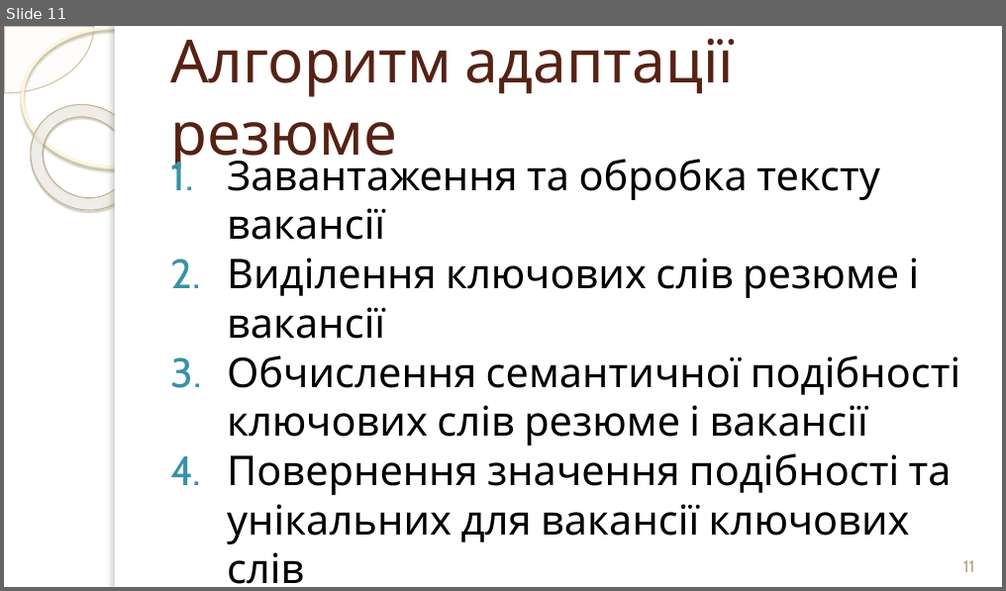
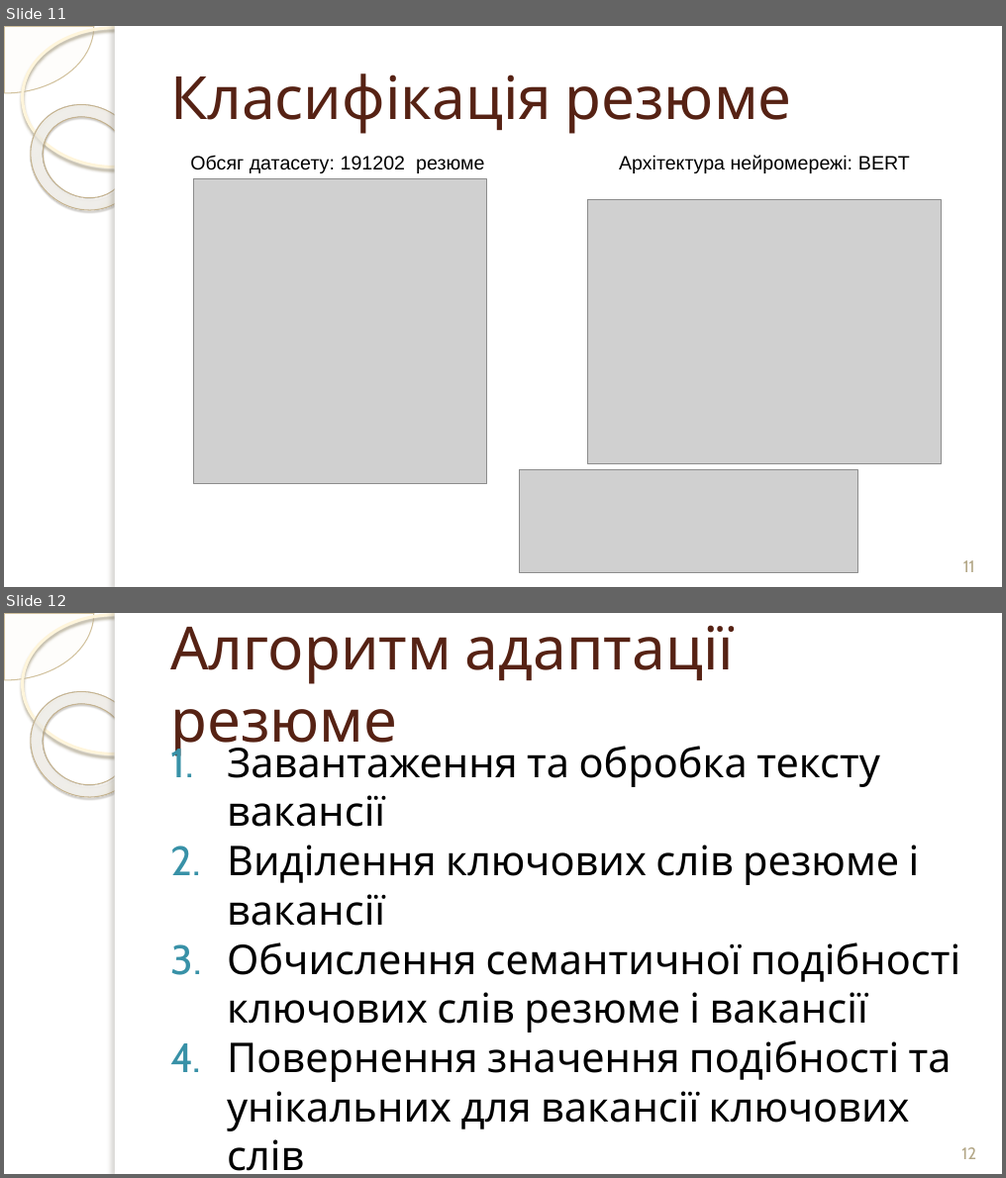
Before and after one commit to Kipish-ss/KolybaResume, a slide deck: docs/Common/доповідь.pptx. Shown one above the other, each under a label of ours: slide 11 before the commit, slides 11 and 12 after it. The pictures are 1006x591 and 1006x1178 pixels, drawn with LibreOffice and Linux fonts; fonts in the diff are those of the drawing; grey boxes stand for pictures; background and template pictures are left out. Boxes give left, top, right and bottom in pixels: in the first picture for what was removed or moved away, otherwise in the second. Text is boxed around its words. In the diff, an @@ line names an element or a change of style, - is before the commit and + after.

Commit message:
Update presentation

```diff
--- a/docs/Common/доповідь.pptx
+++ b/docs/Common/доповідь.pptx
@@ slide 11 added at [4, 26, 1002, 587], background picture (left out); not listed: 5 template elements that a slide beside it also shows @@
@@ title added at [170, 74, 792, 134], 43 pt, text #562214 @@
+Класифікація резюме
@@ text added at [190, 155, 484, 174], 14 pt, text #000000 @@
+Обсяг датасету: 191202 резюме
@@ text added at [619, 155, 910, 174], 14 pt, text #000000 @@
+Архітектура нейромережі: BERT
@@ picture added at [194, 179, 487, 485] @@
@@ picture added at [588, 199, 943, 464] @@
@@ picture added at [519, 471, 857, 572] @@
@@ page number added at [963, 561, 975, 572], 12 pt, text #B3A787 @@
+11
@@ what was slide 11 is now slide 12 @@
@@ page number at [961, 1148, 976, 1159]: text changed @@
-11
+12
```
